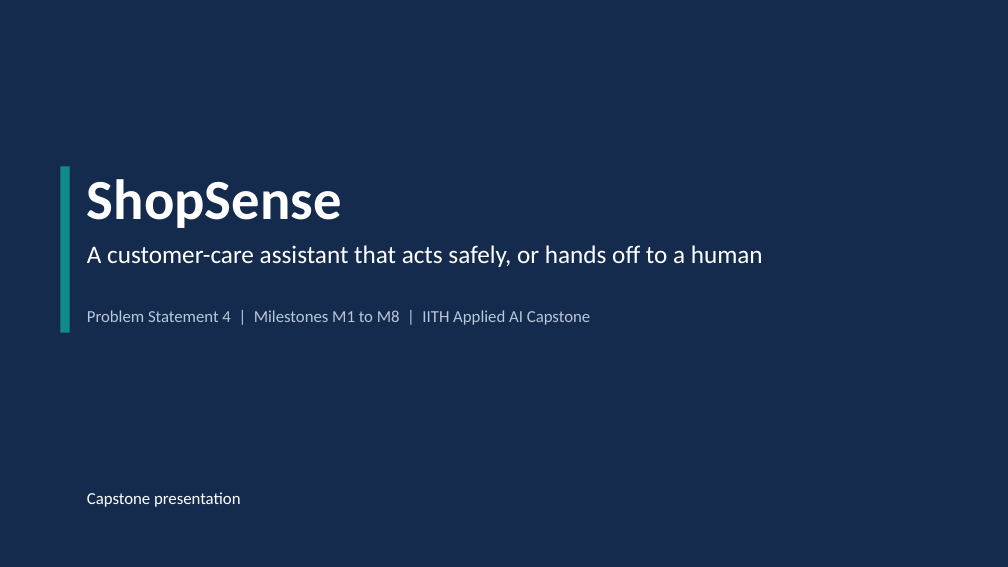
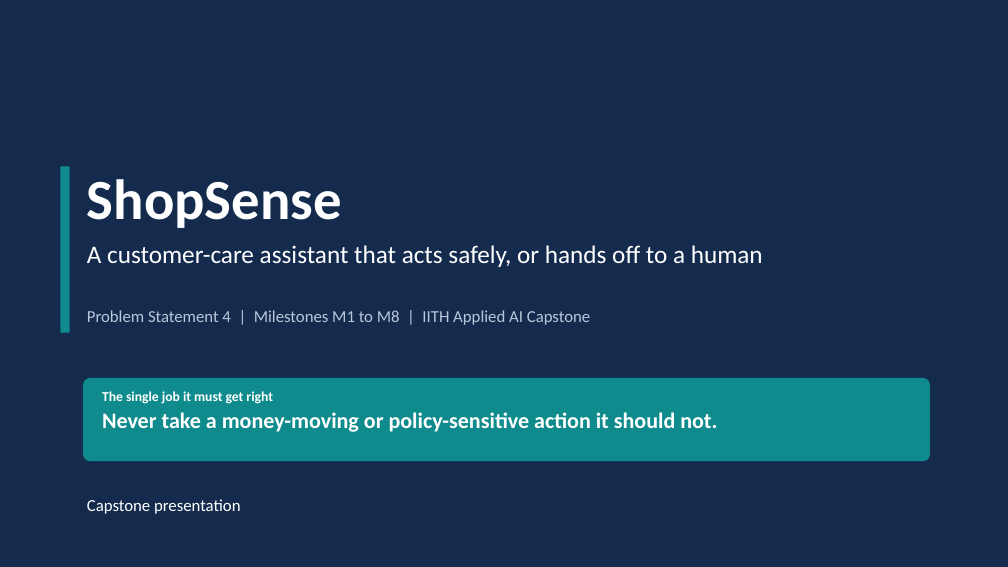
Before and after one commit to abhraj786/iith-ai-capstone-shopsense, a slide deck: slide 1 of docs/deck/iith-ai-capstone-shopsense.pptx. Drawn at 1008x567 pixels with LibreOffice and Linux fonts; fonts in the diff are those of the drawing. Boxes give left, top, right and bottom in pixels: in the first picture for what was removed or moved away, otherwise in the second. Text is boxed around its words. In the diff, an @@ line names an element or a change of style, - is before the commit and + after.

```diff
--- a/docs/deck/iith-ai-capstone-shopsense.pptx
+++ b/docs/deck/iith-ai-capstone-shopsense.pptx
@@ rounded rectangle added at (83,378,930,461), fill #0F8B8D @@
@@ text added at (102,391,717,432), 21 pt, text #FFFFFF, bold @@
+The single job it must get right
+Never take a money-moving or policy-sensitive action it should not.
@@ text "Capstone presentation": place and size @@
-text "Capstone presentation" at (87,492,240,507)
+text "Capstone presentation" at (87,499,240,514)
```
Also in this commit, not shown: 3 other slides changed, 1 slide added, 1 slide removed, 2 other files.
